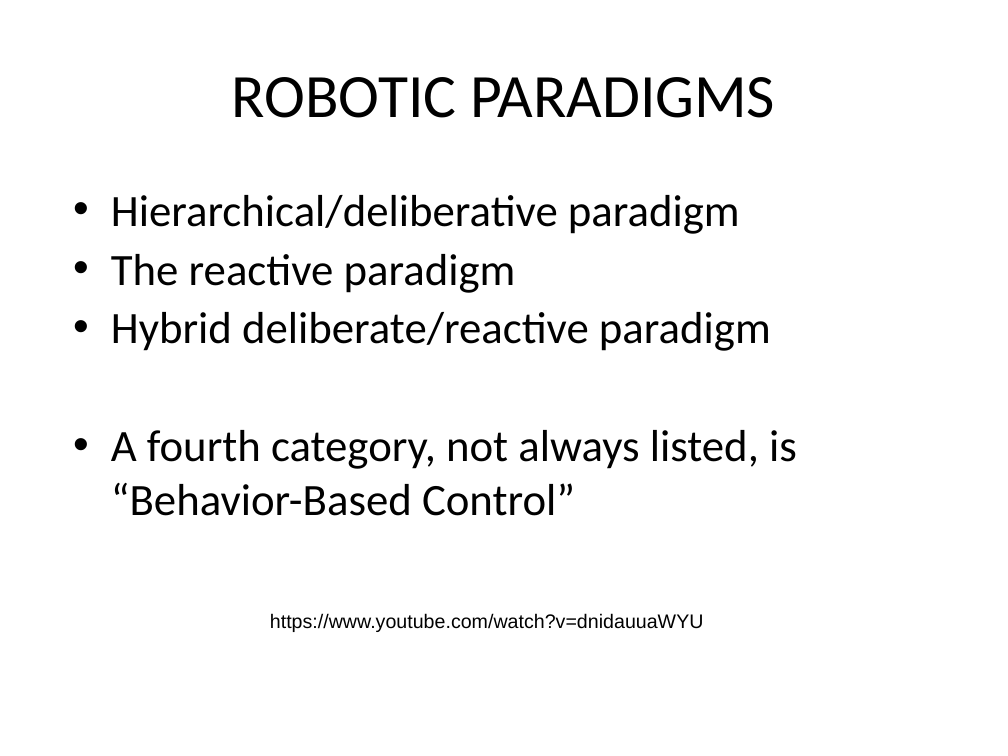
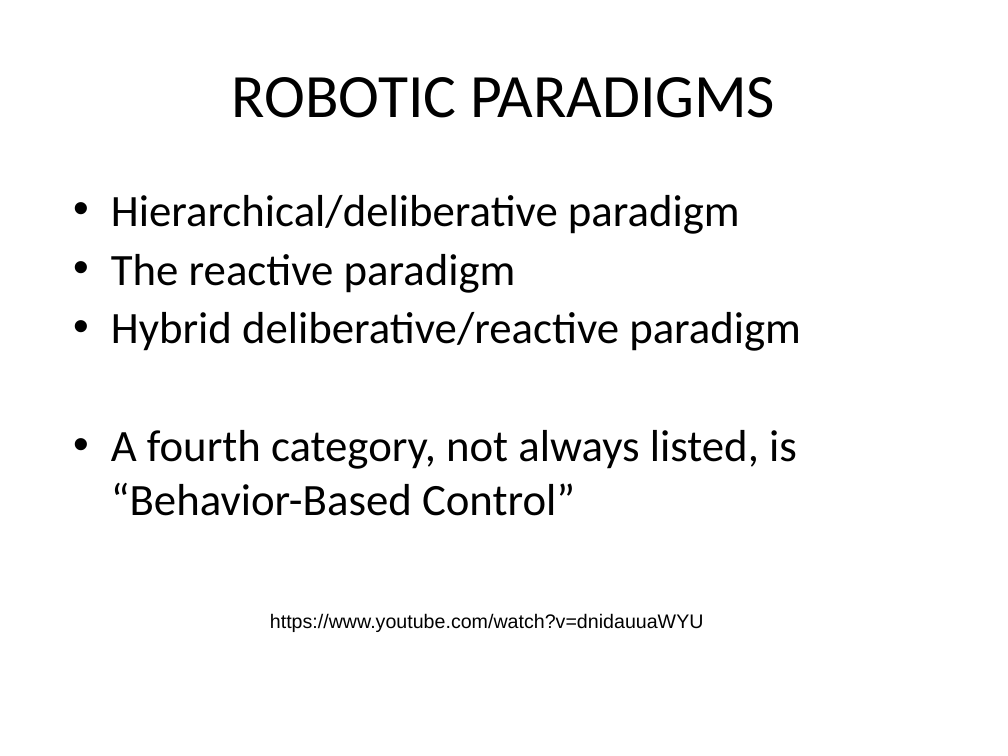
Before and after one commit to UK-Roy/cse461, a slide deck: slide 26 of slides/Introduction to Robotics-lec2.pptx (slide 16 before the commit). Drawn at 1008x756 pixels with LibreOffice and Linux fonts; fonts in the diff are those of the drawing. Boxes give left, top, right and bottom in pixels: in the first picture for what was removed or moved away, otherwise in the second. Text is boxed around its words. In the diff, an @@ line names an element or a change of style, - is before the commit and + after.

```diff
--- a/slides/Introduction to Robotics-lec2.pptx
+++ b/slides/Introduction to Robotics-lec2.pptx
@@ text at (111,312,801,351): text changed @@
-• Hybrid deliberate/reactive paradigm
+• Hybrid deliberative/reactive paradigm
```
Also in this commit, not shown: 13 other slides changed, 15 slides added, 6 slides removed, 7 other files.
